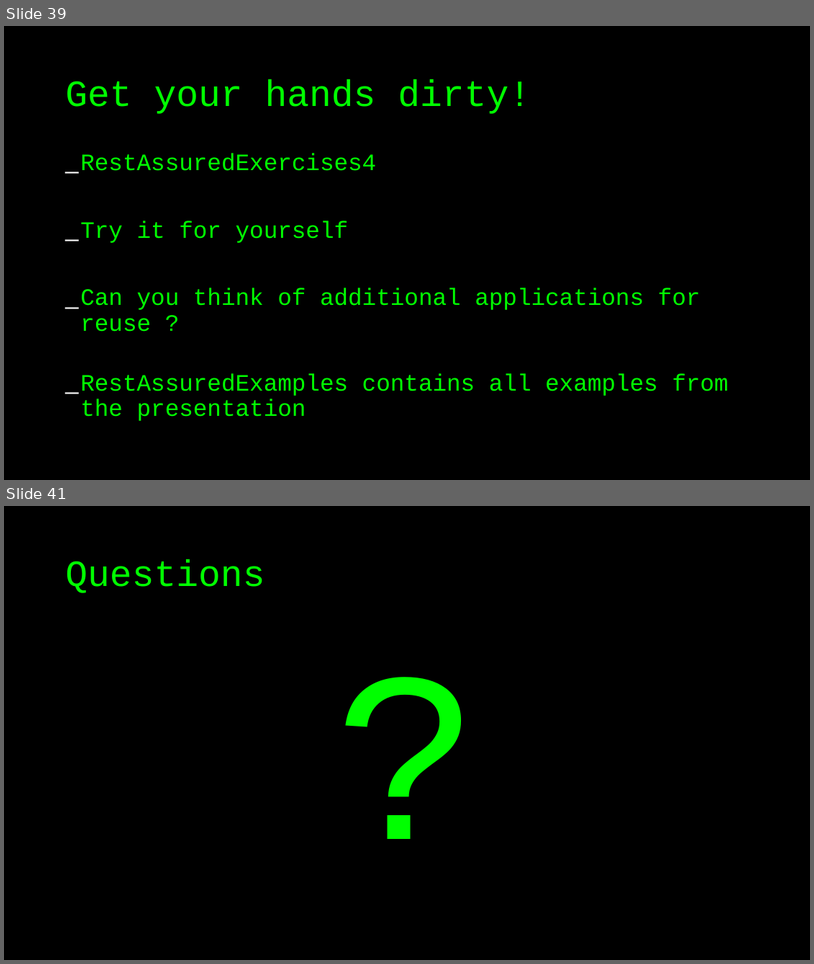
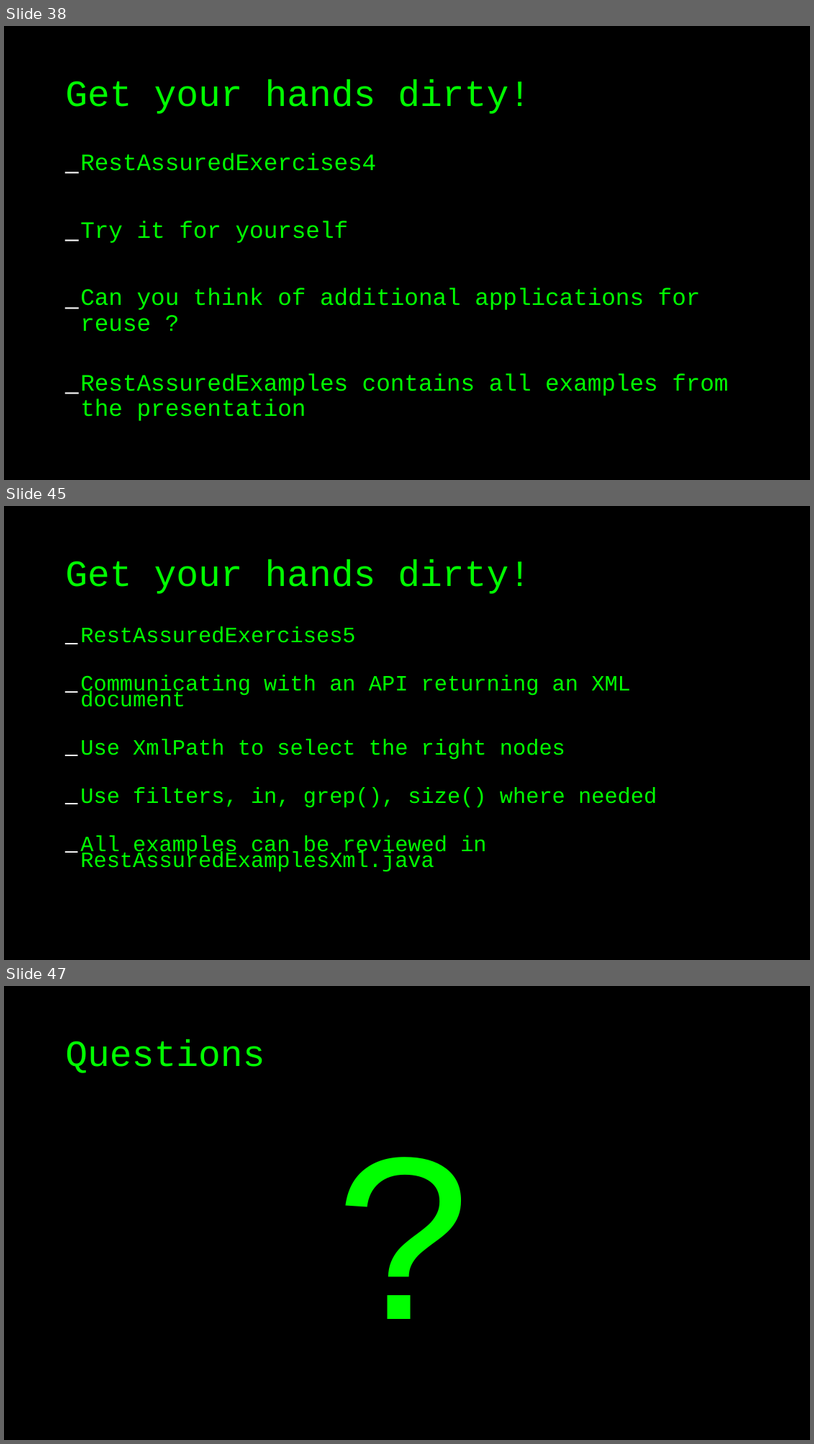
Before and after one commit to basdijkstra/rest-assured-workshop, a slide deck: RestAssuredWorkshop.odp. Shown one above the other, each under a label of ours: slides 39 and 41 before the commit, slides 38, 45 and 47 after it; the slides between them are not shown. The pictures are 814x964 and 814x1444 pixels, drawn with LibreOffice and Linux fonts; fonts in the diff are those of the drawing. Boxes give left, top, right and bottom in pixels: in the first picture for what was removed or moved away, otherwise in the second. Text is boxed around its words. In the diff, an @@ line names an element or a change of style, - is before the commit and + after.

Commit message:
Added extra exercises as well as a README.md

```diff
--- a/RestAssuredWorkshop.odp
+++ b/RestAssuredWorkshop.odp
@@ slide 45 added at (4,506,810,960), background #000000 @@
@@ title added at (65,559,531,594), 44 pt, text #00FF00 @@
+Get your hands dirty!
@@ text added at (80,626,657,872), 26 pt, text #00FF00 @@
+_ RestAssuredExercises5
+_ Communicating with an API returning an XML document
+_ Use XmlPath to select the right nodes
+_ Use filters, in, grep(), size() where needed
+_ All examples can be reviewed in RestAssuredExamplesXml.java
@@ what was slide 39 is now slide 38 @@
@@ what was slide 41 is now slide 47 @@
```
Also in this commit, not shown: 1 slide changed, 7 other slides added, 2 slides removed, 8 other files.
